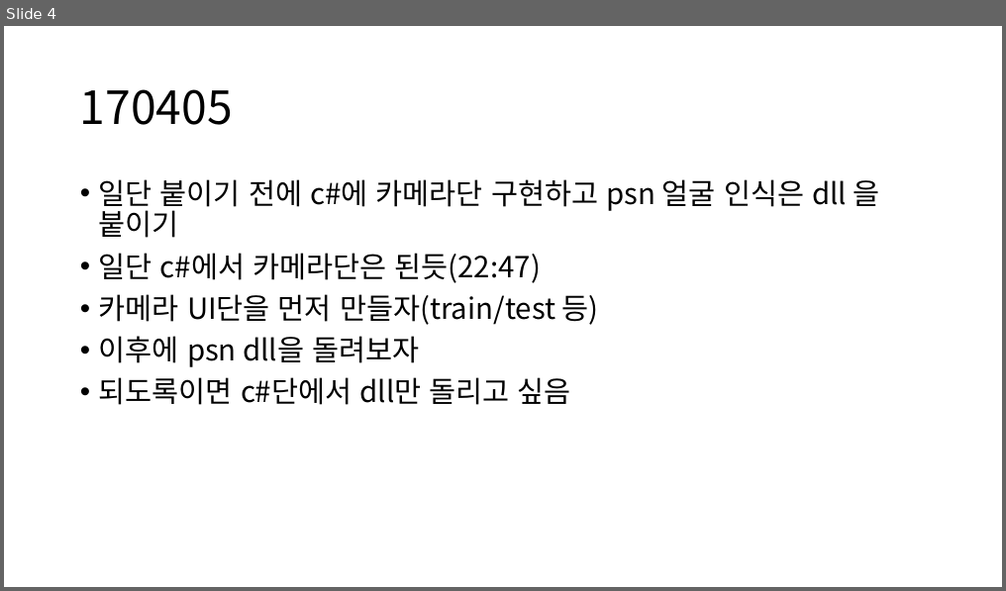
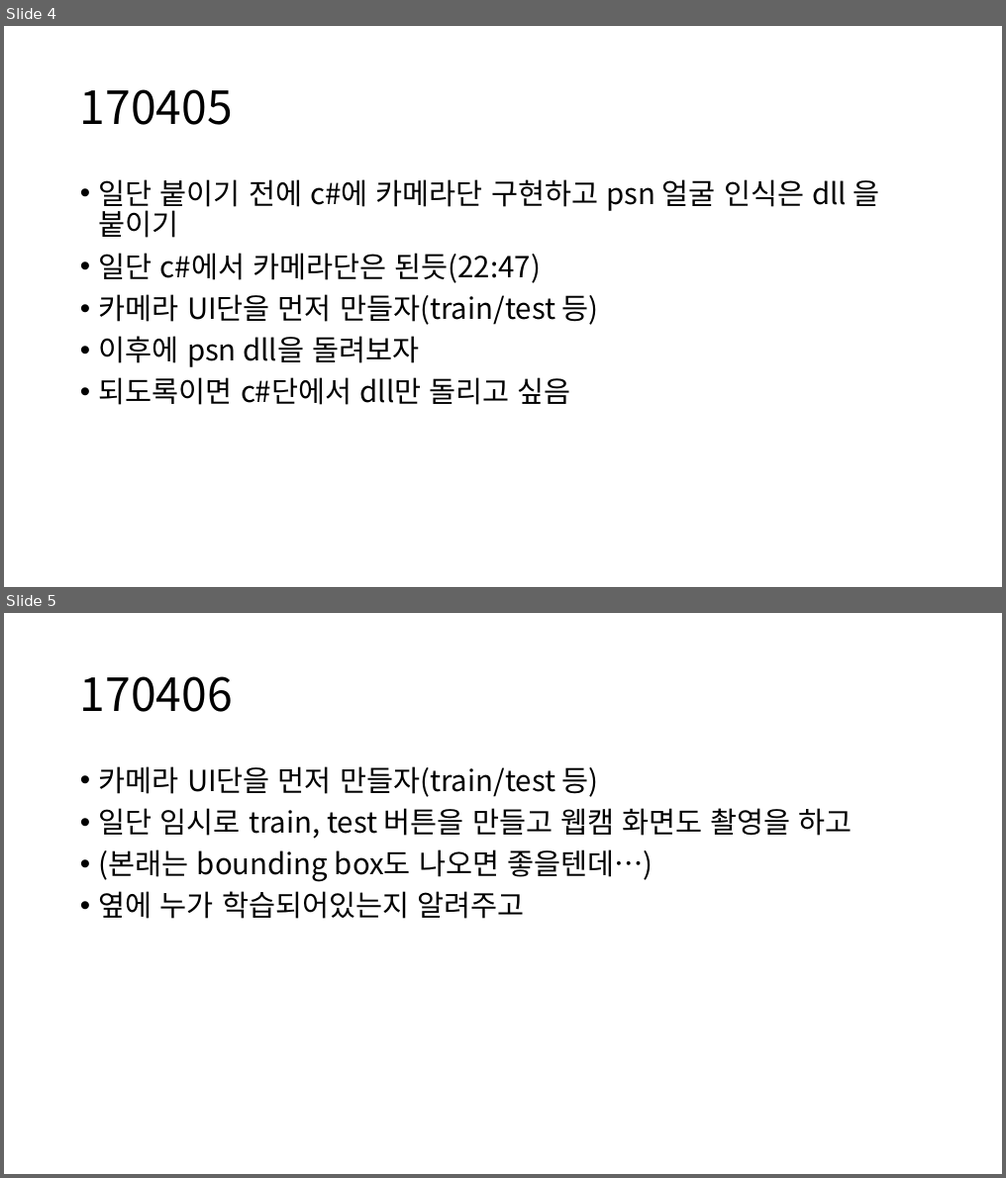
Before and after one commit to opo6954/AMI_REMASTER, a slide deck: 170405 AMI 얼굴인식모듈 개발.pptx. Shown one above the other, each under a label of ours: slide 4 before the commit, slides 4 and 5 after it. The pictures are 1006x591 and 1006x1178 pixels, drawn with LibreOffice and Linux fonts; fonts in the diff are those of the drawing. Boxes give left, top, right and bottom in pixels: in the first picture for what was removed or moved away, otherwise in the second. Text is boxed around its words. In the diff, an @@ line names an element or a change of style, - is before the commit and + after.

```diff
--- a/170405 AMI 얼굴인식모듈 개발.pptx
+++ b/170405 AMI 얼굴인식모듈 개발.pptx
@@ slide 5 added at (4,613,1002,1174), background #FFFFFF @@
@@ title added at (80,676,233,712), 44 pt, text #000000 @@
+170406
@@ text added at (99,766,852,919), 28 pt, text #000000 @@
+• 카메라 UI단을 먼저 만들자(train/test 등)
+• 일단 임시로 train, test 버튼을 만들고 웹캠 화면도 촬영을 하고
+• (본래는 bounding box도 나오면 좋을텐데…)
+• 옆에 누가 학습되어있는지 알려주고
```
Also in this commit, not shown: 1 other slide added, 14 other files.
